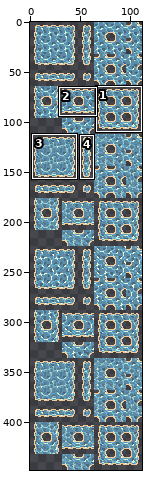
Sprite sheet -- assets/sprites/terrain/ocean.png. The picture above shows the old version from afar; the outline marks the close-up.
Close-up. Before:
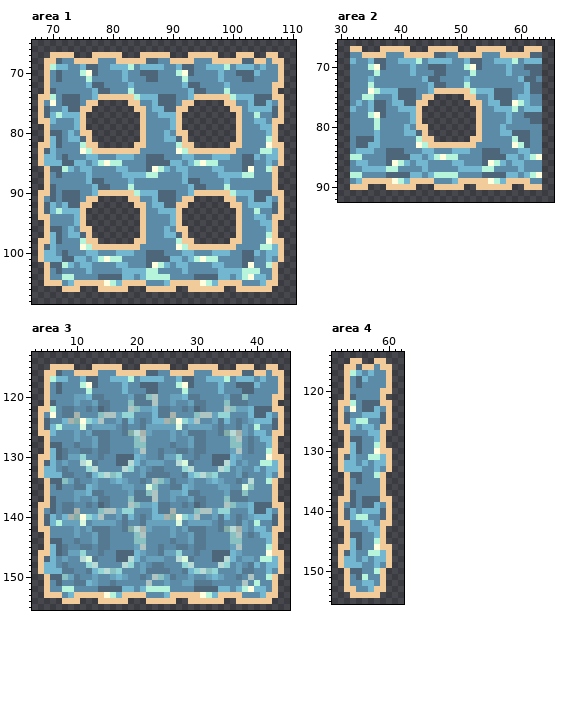
The file is 112x448 pixels. Colours within 5 levels of each other are drawn and written as one. Shown: area 1: x 67..110, y 65..108; area 2: x 30..65, y 66..92; area 3: x 3..45, y 113..155; area 4: x 51..62, y 114..155. The commit also changed other parts of the picture, which this record leaves out.
Once edited:
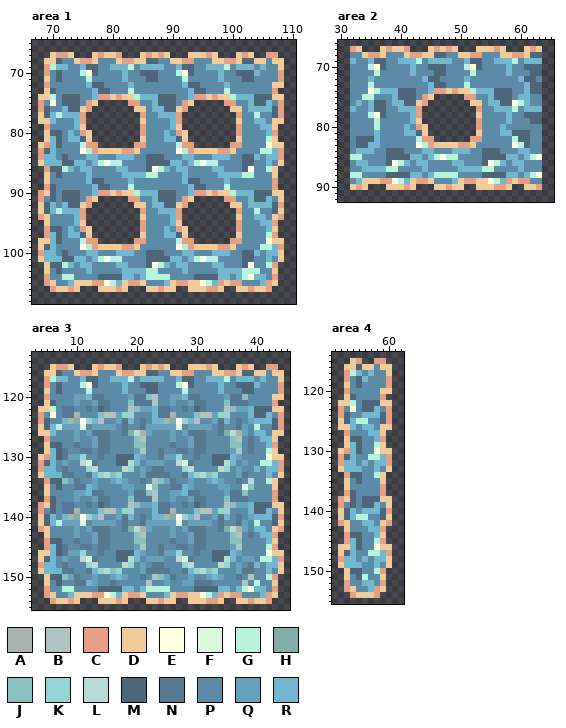
Palette (. is transparent): A #a7b3ac  B #aec5c4  C #e3a084  D #f2cb9b  E #ffffe0  F #dbfadd  G #b6f5db  H #82ada9  J #89c0c1  K #94d5d5  L #b9dbd7  M #4e6679  N #557990  P #5c8ba8  Q #67a1bb  R #72b6cf
The edit:
Changed rows in their new state; - is an unchanged pixel.
Area 1:
first column x 68:
 67 ---CC-----C--C----C-C-------C-----C---CC-
 68 -------CC-----CC--------CC-----CC--------
 69 -C---------------------------------------
 70 -C--------------------------------------C
 71 ----------------------------------------C
 72 -C---------------------------------------
 73 ---------------------------------------C-
 74 ----------CC-C------------CC-C-----------
 75 C-------C------CC-------C------CC-------C
 76 C-------C---------------C---------------C
 77 -------C---------C-----C---------C------C
 78 -------C---------------C-----------------
 79 -C---------------C---------------C-------
 80 -------C---------C-----C---------C-----C-
 82 -C------CC------CC------CC------CC-------
 83 C--------C----CC---------C----CC--------C
 84 C---------------------------------------C
 86 -C---------------------------------------
 88 ---------------------------------------C-
 89 -C-------------------------------------C-
 90 C---------CC-C------------CC-C-----------
 91 C-------C------CC-------C------CC--------
 92 --------C---------------C---------------C
 93 -------C---------C-----C---------C-------
 94 C------C---------------C----------------C
 95 -----------------C---------------C-----C-
 96 -C-----C---------C-----C---------C-------
 97 -C-------------------------------------C-
 98 --------CC------CC------CC------CC-------
 99 ---------C----CC---------C----CC--------C
100 C----------------------------------------
102 ---------------------------------------C-
104 -C-------------------------------------C-
105 -C-P-----CC----CC------CC-----C-CC----C--
106 --CD-C-------C------C-------CC-----C--C--
Area 2:
first column x 32:
67 C-----C--C----C-C-------C-----C
68 ---CC-----CC--------CC-----CC--
first column x 43:
74 ---CC-C----
75 -C------CC-
76 -C---------
77 C---------C
78 C----------
79 ----------C
80 C---------C
82 -CC------CC
83 --C----CC--
first column x 33:
89 ----CC----CC------CC-----C-CC--
90 C-------C------C-------CC-----C
Area 3:
first column x 4:
115 ---CC-----C--C----C-C-------C-----C---CC-
116 -------CC-----CC--------CC-----CC--------
117 -C---------------------------------------
118 -C--------------------------------------C
119 ----------------------------------------C
120 -C---------------------------------------
121 ---------------------------------------C-
123 C---------------------------------------C
124 C---------------------------------------C
125 ----------------------------------------C
127 -C---------------------------------------
128 ---------------------------------------C-
130 -C---------------------------------------
131 C---------------------------------------C
132 C---------------------------------------C
134 -C---------------------------------------
136 ---------------------------------------C-
137 -C-------------------------------------C-
138 C----------------------------------------
139 C----------------------------------------
140 ----------------------------------------C
142 C---------------------------------------C
143 ---------------------------------------C-
144 -C---------------------------------------
145 -C-------------------------------------C-
147 ----------------------------------------C
148 C----------------------------------------
150 ---------------------------------------C-
152 -C-------------------------------------C-
153 -C-P-----CC----CC------CC-----C-CC----C--
154 --CD-C-------C------C-------CC-----C--C--
Area 4:
first column x 52:
115 ---C--CC-
117 -C-------
118 -C------C
119 --------C
120 -C-------
121 -------C-
123 C-------C
124 C-------C
125 --------C
127 -C-------
128 -------C-
130 -C-------
131 C-------C
132 C-------C
134 -C-------
136 -------C-
137 -C-----C-
138 C--------
139 C--------
140 --------C
142 C-------C
143 -------C-
144 -C-------
145 -C-----C-
147 --------C
148 C--------
150 -------C-
152 -C-----C-
153 -C----C--
154 --C---C--
Changed places in both close-ups, as pixel boxes (x1, y1, x2, y2):
changed: (38, 52, 284, 292)
changed: (350, 46, 536, 58)
changed: (416, 88, 482, 148)
changed: (356, 178, 428, 190)
changed: (446, 178, 542, 190)
changed: (38, 364, 284, 604)
changed: (338, 358, 392, 598)
